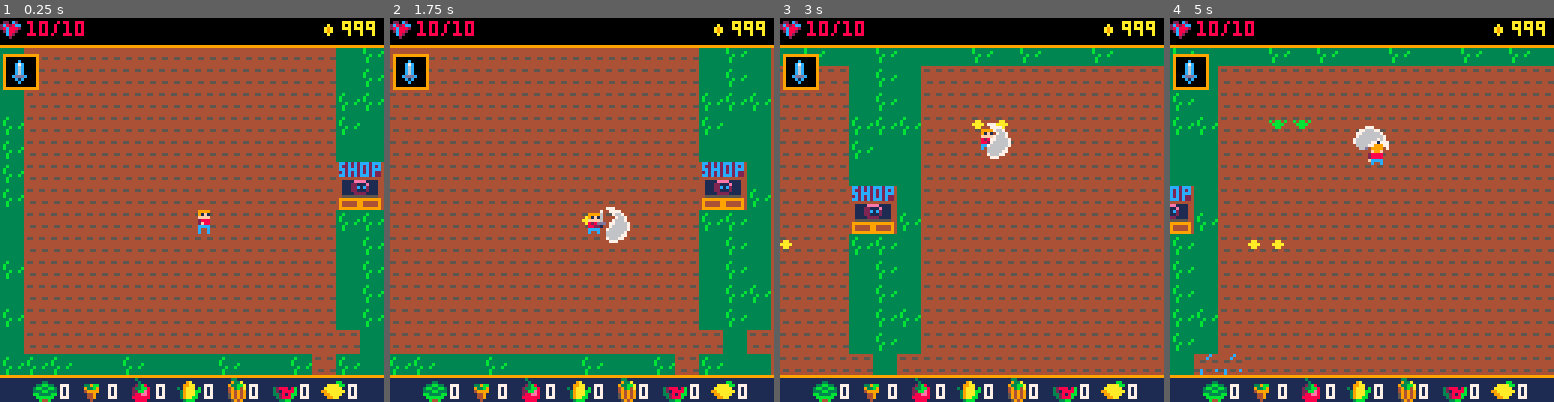
Above: before the commit, frames 1-4 (left to right).
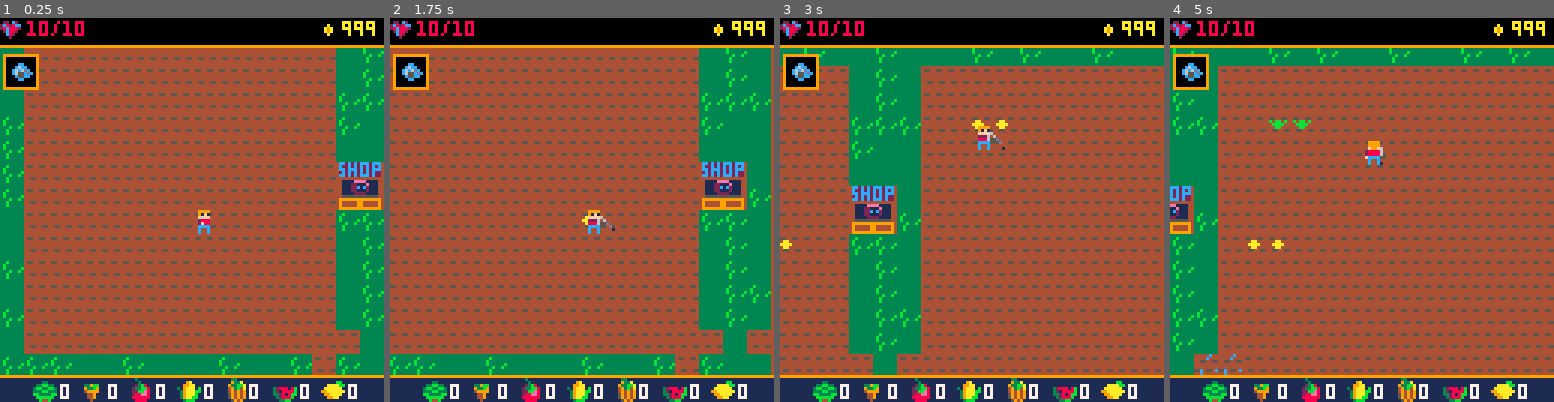
Above: after the commit, the same moments.

Repository: alexjbusch/GameJam2020
Game: PICO-8 cartridge GMTK-GameJam2020-Game/necrofarmicon.p8
Two runs of this game, one before a commit and one after it. Both use one fixed random seed, a clock stepped at 60 frames per second and the inputs below.
Inputs:
- Up to frame 1 (0.25 s): no input
- Up to frame 2 (1.75 s): tap X (X key) at 0.33, 1.07 s; tap O (Z key) at 0.7, 1.7 s; hold Right from 1.6 s (still down)
- Up to frame 3 (3 s): tap X (X key) at 1.85, 2.97 s; release Right at 2.1 s; tap O (Z key) at 2.1, 2.5, 2.9 s; hold Up 2.15-2.42 s; hold Right from 2.47 s (still down)
- Up to frame 4 (5 s): release Right at 3.03 s; hold Left 3.08-3.58 s; tap O (Z key) every 0.4 s from 3.3 to 4.9 s; hold Down 3.63-3.97 s; hold Right 4.02-4.68 s; tap X (X key) at 4.08 s; hold Up from 4.73 s (still down)

The runs differ from the first frame. In frame 1, 0.2% of the frame differs, in the area x 3-9%, y 10-18%; in frame 2, 0.7%, in the area x 3-63%, y 10-59%; in frame 3, 0.7%; in frame 4, 0.7%.

Commit message:
watering pain and shotgun animations
done
you kind of float around while watering

Diff:
--- a/GMTK-GameJam2020-Game/necrofarmicon.p8
+++ b/GMTK-GameJam2020-Game/necrofarmicon.p8
@@ -174,11 +174,11 @@
 swing_smear_up = make_anim(10,{196,12,12})
 swing_smear_dn = make_anim(10,{196,26,26})
 player_water_lr = make_anim(10,{34,50})
-player_water_up = make_anim(10,{32,33})
-player_water_dn = make_anim(10,{48,49})
-player_shoot_lr = make_anim(10,{46,47})
-player_shoot_up = make_anim(10,{44,45})
-player_shoot_dn = make_anim(10,{60,61})
+player_water_up = make_anim(10,{48,49})
+player_water_dn = make_anim(10,{32,33})
+player_shoot_lr = make_anim(15,{46,46,47})
+player_shoot_up = make_anim(15,{60,60,61})
+player_shoot_dn = make_anim(15,{44,44,45})
 player_dash_lr = make_anim(10,{40,41})
 player_dash_up = make_anim(10,{54,55})
 player_dash_dn = make_anim(10,{38,39})
@@ -190,11 +190,12 @@
 h=8,
 fx=false,
 fy=false,
+width=1,
 hp=10,
 speed=0.6,
 sprite=0,
 direction="right",
-item="sword",
+item="watering_pail",
 seed="pumpkin",
 harvested={lettuce=0,carrot=0,tomato=0,corn=0,melon=0,pumpkin=0,lemon=0},
 running=false,
@@ -206,12 +207,17 @@
 cur_moveanim=player_idle_lr,
 attack={sprite=196,anim=nil,x=nil,y=nil,w=1,h=1},
 anim_locked=false,
+pail_left_flag=false,
 update=function(self)
  if self.cur_moveanim.done then
   self.anim_locked = false
   self.attack.anim = nil
   self.attack.w=1
   self.attack.h=1
+  self.width=1
+  if (self.pail_left_flag) then
+   self.pail_left_flag=false
+  end
   self:idle_check()
  end
  if btn(❎) then
@@ -250,7 +256,43 @@
      self.attack.x=self.x-4
      self.attack.y=self.y+8
      self.attack.w = 2
+     self.width=1
      self.anim_locked=true
+   end
+  end
+  if self.item=="shotgun" then
+   if self.direction=="right" or self.direction=="left" then
+    self.cur_moveanim = player_shoot_lr
+    self.anim_locked=true
+   end
+   if self.direction=="up" then
+    self.cur_moveanim = player_shoot_up
+    self.anim_locked=true
+   end
+   if self.direction=="down" then
+    self.cur_moveanim = player_shoot_dn
+    self.anim_locked=true
+   end
+  end
+  if self.item=="watering_pail" then
+   if self.direction=="right" then
+    self.cur_moveanim = player_water_lr
+    self.width=2
+    self.anim_locked=true
+   end
+   if self.direction=="left" then
+    self.cur_moveanim = player_water_lr
+    self.width=2
+    self.pail_left_flag=true
+    self.anim_locked=true
+   end
+   if self.direction=="up" then
+    self.cur_moveanim = player_water_up
+    self.anim_locked=true
+   end
+   if self.direction=="down" then
+    self.cur_moveanim = player_water_dn
+    self.anim_locked=true
    end
   end
  end
@@ -265,7 +307,11 @@
  if (self.attack.anim~=nil) self.attack.sprite=self.attack.anim:anim_update()
 end,
 draw=function(self)
- spr(self.sprite,self.x,self.y,1,1,self.fx,self.fy)
+ if self.pail_left_flag then
+  spr(self.sprite,self.x-8,self.y,self.width,1,self.fx,self.fy)
+ else
+  spr(self.sprite,self.x,self.y,self.width,1,self.fx,self.fy)
+ end
  if self.attack.anim~=nil then
   spr(self.attack.sprite,self.attack.x,self.attack.y,self.attack.w,self.attack.h,self.fx,self.fy)
  end
@@ -780,6 +826,7 @@
    rectfill(self.x+2,self.y+13,self.x+11,self.y+22,0)
    if (player.item == "sword") spr(25,self.x+3,self.y+14)
    if (player.item == "watering_pail") spr(8,self.x+3,self.y+14)
+   if (player.item == "shotgun") spr(24,self.x+3,self.y+14)
   end
  end
  return u
